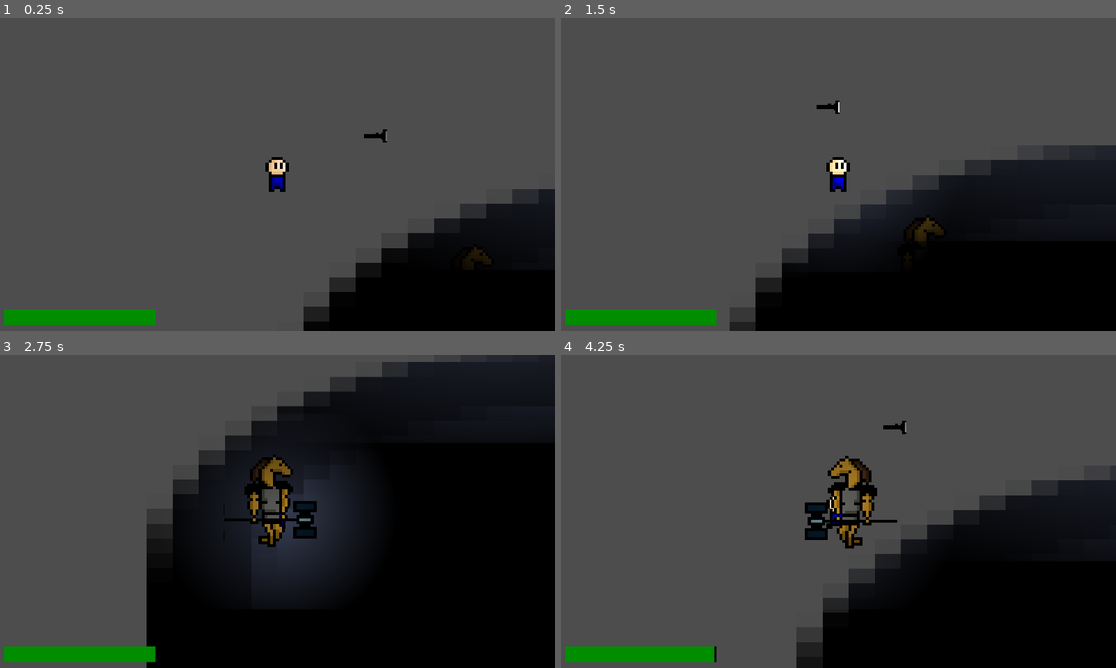
Above: before the commit, frames 1-4 (two rows, left to right).
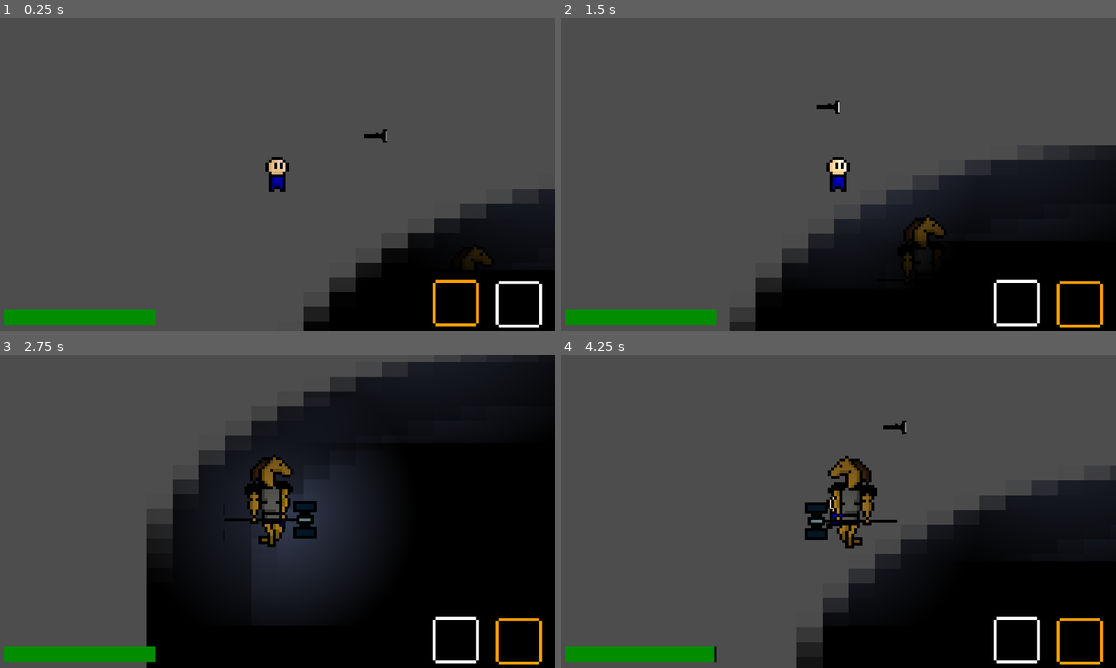
Above: after the commit, the same moments.

Repository: SportWizard/Horror-Game
Game: Godot game, scene res://game.tscn
Two runs of this game, one before a commit and one after it. Both use one fixed random seed, a clock stepped at 60 frames per second and the inputs below. The engine's default icon, where the game draws it, is replaced by a stand-in: a white triangle on a blue panel in a dark square.
Inputs:
- Up to frame 1 (0.25 s): no input
- Up to frame 2 (1.5 s): tap Enter at 0.5 s; hold D (Right) 0.53-1.28 s; tap 1 (Item slot1, bound only after the commit) at 0.6 s; tap 2 (Item slot2, bound only after the commit) at 0.8, 1.35 s; hold S (Down) from 1.28 s (still down)
- Up to frame 3 (2.75 s): tap 1 (Item slot1, bound only after the commit) at 1.55 s; release S (Down) at 2.03 s; hold D (Right) from 2.03 s (still down); hold E (Interact) from 2.03 s (still down); tap 2 (Item slot2, bound only after the commit) at 2.3 s
- Up to frame 4 (4.25 s): release D (Right) at 2.78 s; release E (Interact) at 2.78 s; hold W (Up) 2.78-3.53 s; tap Shift (Sprint) at 2.85 s; tap 1 (Item slot1, bound only after the commit) at 3.05, 3.6 s; hold A (Left) from 3.53 s (still down); tap 2 (Item slot2, bound only after the commit) at 3.8 s

The runs differ from the first frame. In frame 1, 0.6% of the frame differs, in the area x 77-98%, y 83-99%; in frame 2, 0.8%, in the area x 62-98%, y 63-99%; in frame 3, 0.7%; in frame 4, 0.7%.

Commit message:
Item slots

Diff:
--- a/Entities/Player/player.gd
+++ b/Entities/Player/player.gd
@@ -17,6 +17,8 @@
 var _gain_stamina = true
 
 var _detected_item: Item = null
+var _selected_item_slot: int = 1
+var _item_slots: Array[Item] = [null, null]
 
 func _animation() -> void:
 	if self.velocity.x != 0:
@@ -71,6 +73,8 @@
 	self.add_child(item)
 	item.global_position = self.global_position + item.item_offset # Reset position
 
+	self._item_slots[self._selected_item_slot-1] = item
+
 func _user_input() -> void:
 	var dir: Vector2 = Input.get_vector("Left", "Right", "Up", "Down")
 	self._movement(dir)
@@ -79,6 +83,11 @@
 		if self._detected_item:
 			self._pickup_item()
 
+	if Input.is_action_just_pressed("Item slot1"):
+		self._selected_item_slot = 1
+	elif Input.is_action_just_pressed("Item slot2"):
+		self._selected_item_slot = 2
+
 func _ready() -> void:
 	self._progress_bar.max_value = self.max_stamina
 
--- a/Entities/Player/player.tscn
+++ b/Entities/Player/player.tscn
@@ -1,8 +1,9 @@
-[gd_scene load_steps=32 format=3 uid="uid://bup6nvtio7tiv"]
+[gd_scene load_steps=33 format=3 uid="uid://bup6nvtio7tiv"]
 
 [ext_resource type="Script" uid="uid://ba1nsymviqepx" path="res://Entities/Player/player.gd" id="1_3uyv8"]
 [ext_resource type="Texture2D" uid="uid://c6dgwumplp78b" path="res://Entities/Player/player.png" id="2_lu8i8"]
 [ext_resource type="PackedScene" uid="uid://5n1w7kcjeaww" path="res://Other/Light/light.tscn" id="3_lu8i8"]
+[ext_resource type="PackedScene" uid="uid://bap4vuahr2kfd" path="res://Items/item_slot.tscn" id="4_tekja"]
 
 [sub_resource type="Animation" id="Animation_tekja"]
 resource_name = "Idle left"
@@ -198,7 +199,7 @@
 [node name="Sprite2D" type="Sprite2D" parent="."]
 texture = ExtResource("2_lu8i8")
 hframes = 12
-frame = 2
+frame = 3
 
 [node name="AnimationPlayer" type="AnimationPlayer" parent="."]
 libraries = {
@@ -221,7 +222,7 @@
 zoom = Vector2(10, 10)
 
 [node name="Light" parent="." instance=ExtResource("3_lu8i8")]
-scale = Vector2(0.12, 0.12)
+scale = Vector2(0.14, 0.14)
 
 [node name="StaminaTimer" type="Timer" parent="."]
 
@@ -237,6 +238,20 @@
 show_percentage = false
 metadata/_edit_use_anchors_ = true
 
+[node name="ItemSlot1" parent="UI" instance=ExtResource("4_tekja")]
+offset_left = 1497.0
+offset_top = 904.0
+offset_right = 1513.0
+offset_bottom = 920.0
+scale = Vector2(10, 10)
+
+[node name="ItemSlot2" parent="UI" instance=ExtResource("4_tekja")]
+offset_left = 1715.0
+offset_top = 908.0
+offset_right = 1731.0
+offset_bottom = 924.0
+scale = Vector2(10, 10)
+
 [node name="ItemDetector" type="Area2D" parent="."]
 collision_layer = 0
 collision_mask = 8
--- a/Items/Flashlight/flashlight.gd
+++ b/Items/Flashlight/flashlight.gd
@@ -8,7 +8,7 @@
 
 func _physics_process(delta: float) -> void:
 	if self.get_parent().name.substr(0, 6) == "Player":
-		var parent = self.get_parent()
+		var parent: CharacterBody2D = self.get_parent()
 
 		self._collisionShape.disabled = true
 
--- a/Items/Flashlight/flashlight.tscn
+++ b/Items/Flashlight/flashlight.tscn
@@ -23,6 +23,6 @@
 shape = SubResource("CapsuleShape2D_4syc5")
 
 [node name="PointLight2D" type="PointLight2D" parent="."]
-position = Vector2(89, 9.53674e-07)
-scale = Vector2(0.39, 0.16341)
+position = Vector2(60, 9.53674e-07)
+scale = Vector2(0.222, 0.16341)
 texture = ExtResource("3_ee1oo")
--- /dev/null
+++ b/Items/item_slot.gd
@@ -0,0 +1,16 @@
+extends Control
+
+@onready var _player: CharacterBody2D = self.get_parent().get_parent()
+@onready var _sprite: Sprite2D = $Sprite2D
+@onready var _texture_rect: TextureRect = $TextureRect
+
+func _physics_process(delta: float) -> void:
+	if self._player.name.substr(0, 6) == "Player" and self._player._selected_item_slot == int(self.name.substr(8)):
+		self._sprite.frame = 1
+
+		var item: Item = self._player._item_slots[self._player._selected_item_slot-1]
+
+		if item:
+			self._texture_rect.texture = item.get_node("Sprite2D").texture
+	else:
+		self._sprite.frame = 0
--- /dev/null
+++ b/Items/item_slot.tscn
@@ -0,0 +1,24 @@
+[gd_scene load_steps=3 format=3 uid="uid://bap4vuahr2kfd"]
+
+[ext_resource type="Script" uid="uid://dm04hnaxxmxxm" path="res://Items/item_slot.gd" id="1_nf7jn"]
+[ext_resource type="Texture2D" uid="uid://chy780y4yjm40" path="res://Items/item-slot.png" id="1_vgjhl"]
+
+[node name="ItemSlot" type="Control"]
+layout_mode = 3
+anchors_preset = 0
+offset_right = 16.0
+offset_bottom = 16.0
+script = ExtResource("1_nf7jn")
+
+[node name="Sprite2D" type="Sprite2D" parent="."]
+texture = ExtResource("1_vgjhl")
+centered = false
+hframes = 2
+
+[node name="TextureRect" type="TextureRect" parent="."]
+layout_mode = 0
+offset_left = 2.0
+offset_top = 2.0
+offset_right = 14.0
+offset_bottom = 14.0
+expand_mode = 1
--- a/game.tscn
+++ b/game.tscn
@@ -16,11 +16,6 @@
 texture = ExtResource("2_e2o6t")
 
 [node name="Player" parent="." instance=ExtResource("1_80nbo")]
-speed = null
-speed_multiplier = null
-max_stamina = null
-stamina_time = null
-stamina_gain = null
 
 [node name="Horse man" parent="." instance=ExtResource("3_feb5d")]
 position = Vector2(67, 40)
--- a/project.godot
+++ b/project.godot
@@ -53,6 +53,16 @@
 "events": [Object(InputEventKey,"resource_local_to_scene":false,"resource_name":"","device":-1,"window_id":0,"alt_press …(192 unchanged characters)…
 ]
 }
+"Item slot1"={
+"deadzone": 0.2,
+"events": [Object(InputEventKey,"resource_local_to_scene":false,"resource_name":"","device":-1,"window_id":0,"alt_pressed":false,"shift_pressed":false,"ctrl_pressed":false,"meta_pressed":false,"pressed":false,"keycode":0,"physical_keycode":49,"key_label":0,"unicode":49,"location":0,"echo":false,"script":null)
+]
+}
+"Item slot2"={
+"deadzone": 0.2,
+"events": [Object(InputEventKey,"resource_local_to_scene":false,"resource_name":"","device":-1,"window_id":0,"alt_pressed":false,"shift_pressed":false,"ctrl_pressed":false,"meta_pressed":false,"pressed":false,"keycode":0,"physical_keycode":50,"key_label":0,"unicode":50,"location":0,"echo":false,"script":null)
+]
+}
 
 [layer_names]
 
Binary file added: Items/item-slot.png
Not shown, added: Items/item-slot.png.import
Not shown, added: Items/item_slot.gd.uid
